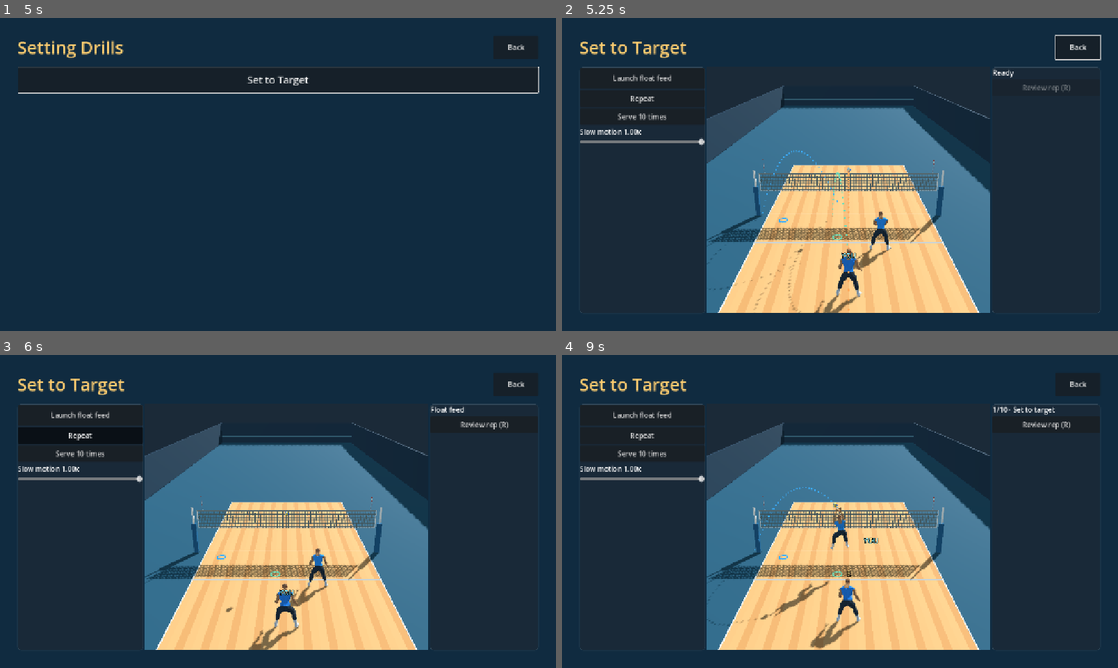
Above: before the commit, frames 1-4 (two rows, left to right).
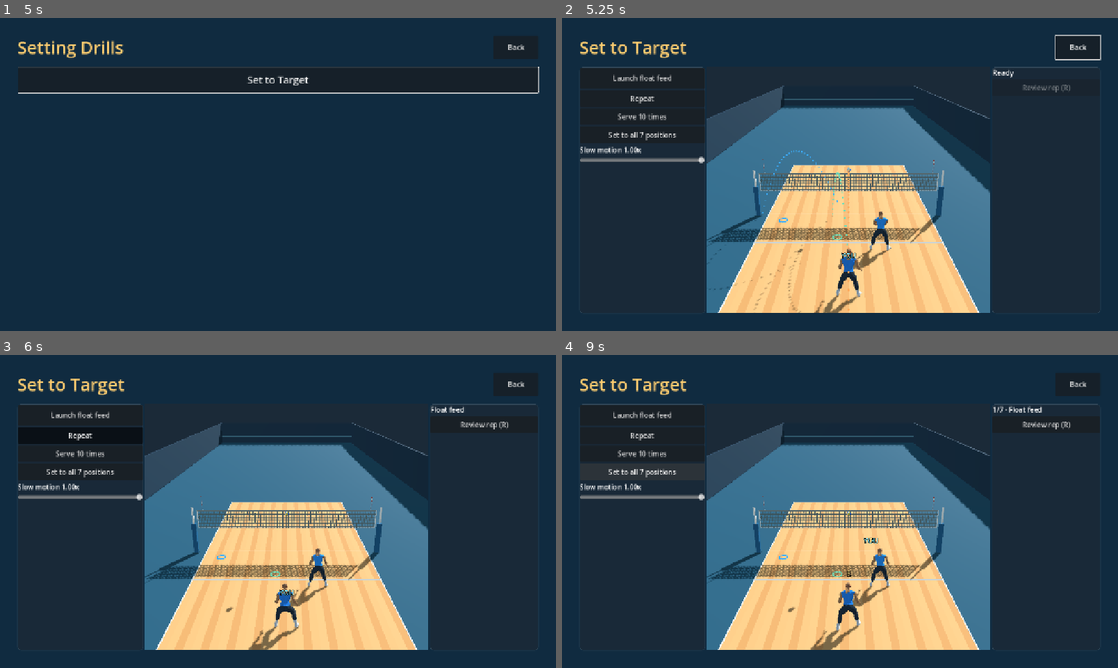
Above: after the commit, the same moments.

Repository: foreandr/volleyball
Game: Godot game, scene res://scenes/main.tscn
Same seed, same stepped clock (60 frames per second), same inputs: the game is played once before the commit and once after it. Sound files missing from this copy of the repository are replaced by a short silence.
Inputs (mouse positions are in pixels of both pictures, inside the frame that each line leads up to):
- Up to frame 1 (5 s): click "Drills" at 0.5 s; click "Passing" at 1.25 s; click "Pass to Target" at 2 s; click "Back" at 2.75 s; click "Back" at 3.5 s; click "Setting" at 4.25 s
- Up to frame 2 (5.25 s): click "Set to Target" at 5 s
- Up to frame 3 (6 s): click "Repeat" at 5.75 s
- Up to frame 4 (9 s): click "Serve 10 times" at 6.5 s; click "Review rep (R)" at 7.25 s; click "Back to drill (R)" at 8 s; click (639, 470) at 8.75 s, where only the run after the commit has a clickable "Set to all 7 positions"

Frame 1 is identical in both runs. In frame 2, 0.9% of the frame differs, in the area x 3-26%, y 35-47%; in frame 3, 0.9%; in frame 4, 2.5%, in the area x 3-89%, y 16-95%.

Commit message:
Add seven-position setting drill sweep

Diff:
--- a/scripts/drills_menu.gd
+++ b/scripts/drills_menu.gd
@@ -152,11 +152,16 @@
 	ten.custom_minimum_size.y = 38
 	ten.pressed.connect(drill.launch_ten)
 	left.add_child(ten)
+	var sweep := Button.new()
+	sweep.text = "Set to all 7 positions"
+	sweep.custom_minimum_size.y = 38
+	sweep.pressed.connect(drill.launch_net_sweep)
+	left.add_child(sweep)
 	add_speed(left,"Slow motion",drill.live_speed,func(value: float): drill.live_speed = value)
 	var slow_motion := left.get_child(left.get_child_count()-1) as HSlider
 	slow_motion.value_changed.connect(func(_value: float): drill.save_setup())
 	build_review(right)
-	for button in [launch,ten]:
+	for button in [launch,ten,sweep]:
 		button.pressed.connect(func(): repeat.set_pressed_no_signal(false))
 	setting_camera = Camera3D.new()
 	setting_camera.fov = 42.0
@@ -258,7 +263,7 @@
 
 func toggle_review() -> void:
 	var game: Node3D = target_drill.game
-	if game.replay.active: game.replay.toggle(game,true)
+	if game.replay.active: target_drill.close_review()
 	else: target_drill.open_review(target_drill.review_count()-1)
 	update_review()
 
--- a/scripts/set_to_target.gd
+++ b/scripts/set_to_target.gd
@@ -8,6 +8,7 @@
 const SETTER_START := Vector3(-1.45,0.04,0.4)
 const PASS_TARGET := Vector3(0.55,3.35,1.50)
 const LEFT_PIN := Vector3(3.55,0.065,3.28)
+const NET_TARGET_COUNT := 7
 const STEP := 1.0/60.0
 const SETUP_KEY := "SetToTarget"
 
@@ -32,6 +33,8 @@
 var markers := {}
 var remaining := 0
 var batch_rep := 0
+var batch_size := 0
+var net_sweep := false
 var successful_reps := 0
 var completed_reps := 0
 var replay_drag := -2
@@ -97,19 +100,33 @@
 	game.players[1].position = passer_start
 
 func launch_single() -> void:
+	net_sweep = false
+	batch_rep = 0
+	batch_size = 0
 	repeating = false
 	remaining = 1
 	launch_rep()
 
 func launch_ten() -> void:
+	start_batch(10,false)
+
+func launch_net_sweep() -> void:
+	start_batch(NET_TARGET_COUNT,true)
+
+func start_batch(count: int, sweep: bool) -> void:
 	repeating = false
-	remaining = 10
+	net_sweep = sweep
+	batch_size = count
+	remaining = count
 	batch_rep = 1
 	completed_reps = 0
 	successful_reps = 0
 	launch_rep()
 
 func toggle_repeat() -> void:
+	net_sweep = false
+	batch_rep = 0
+	batch_size = 0
 	repeating = not repeating
 	remaining = 0
 	if repeating and not running: launch_rep()
@@ -135,7 +152,11 @@
 	budget = 0.0
 	game.phase = game.Phase.LIVE
 	game.drill_pass_target = pass_target
-	game.drill_set_pin = set_target
+	var target := set_target
+	if net_sweep:
+		target = Vector3(lerpf(LEFT_PIN.x,-LEFT_PIN.x,float(batch_rep-1)/(NET_TARGET_COUNT-1)),LEFT_PIN.y,LEFT_PIN.z)
+	game.drill_set_pin = target
+	markers.set.position = Vector3(target.x,0.055,target.z)
 	game.drill_set_apex = set_apex
 	game.launch(feed_origin(),feed_motion(),"serve",2,0.0,-1,Vector3.ZERO,Vector3.DOWN*Flight.GRAVITY)
 	game.receiving_team = 0
@@ -143,8 +164,11 @@
 	game.cpu_technique = 0
 	set_status("Float feed")
 	running = true
-	game.trace.write("setting_drill_feed",game.match_clock,setup_snapshot(),true)
+	var feed := setup_snapshot()
+	feed["set"] = target
+	game.trace.write("setting_drill_feed",game.match_clock,feed,true)
 	game.replay.record(game)
+	game.replay.current[0]["set_pin"] = target
 
 func _physics_process(delta: float) -> void:
 	if game.replay.active:
@@ -198,7 +222,7 @@
 	game.replay.record(game)
 
 func set_status(message: String) -> void:
-	game.info.text = "%d/10 · %s" % [batch_rep,message] if batch_rep > 0 else message
+	game.info.text = "%d/%d · %s" % [batch_rep,batch_size,message] if batch_rep > 0 else message
 
 func make_dots(color: Color) -> MultiMeshInstance3D:
 	var node := MultiMeshInstance3D.new()
@@ -224,6 +248,25 @@
 
 func show_set_path() -> void:
 	draw_path(trail,game.path_point,game.flight_end())
+	var points := PackedVector3Array()
+	for index in trail.multimesh.instance_count:
+		points.append(trail.multimesh.get_instance_transform(index).origin)
+	game.replay.current[0]["set_path"] = points
+
+func show_rep_target(frames: Array[Dictionary]) -> void:
+	if frames.is_empty(): return
+	var pin: Vector3 = frames[0].get("set_pin",set_target)
+	markers.set.position = Vector3(pin.x,0.055,pin.z)
+	var points: PackedVector3Array = frames[0].get("set_path",PackedVector3Array())
+	trail.visible = not points.is_empty()
+	if points.is_empty(): return
+	trail.multimesh.instance_count = points.size()
+	for index in points.size():
+		trail.multimesh.set_instance_transform(index,Transform3D(Basis.IDENTITY,points[index]))
+
+func close_review() -> void:
+	game.replay.toggle(game,true)
+	show_rep_target(game.replay.current)
 
 func show_preview(node: MultiMeshInstance3D, origin: Vector3, velocity: Vector3, duration: float) -> void:
 	draw_path(node,func(t: float): return origin+velocity*t+Vector3.DOWN*Flight.GRAVITY*0.5*t*t,duration)
@@ -356,6 +399,7 @@
 	if game.replay.open_drill_rep(game,rep_history,index,autoplay):
 		review_index = index
 		replay_drag = -2
+		show_rep_target(game.replay.frames)
 
 func edit_setter() -> void:
 	var replay = game.replay
